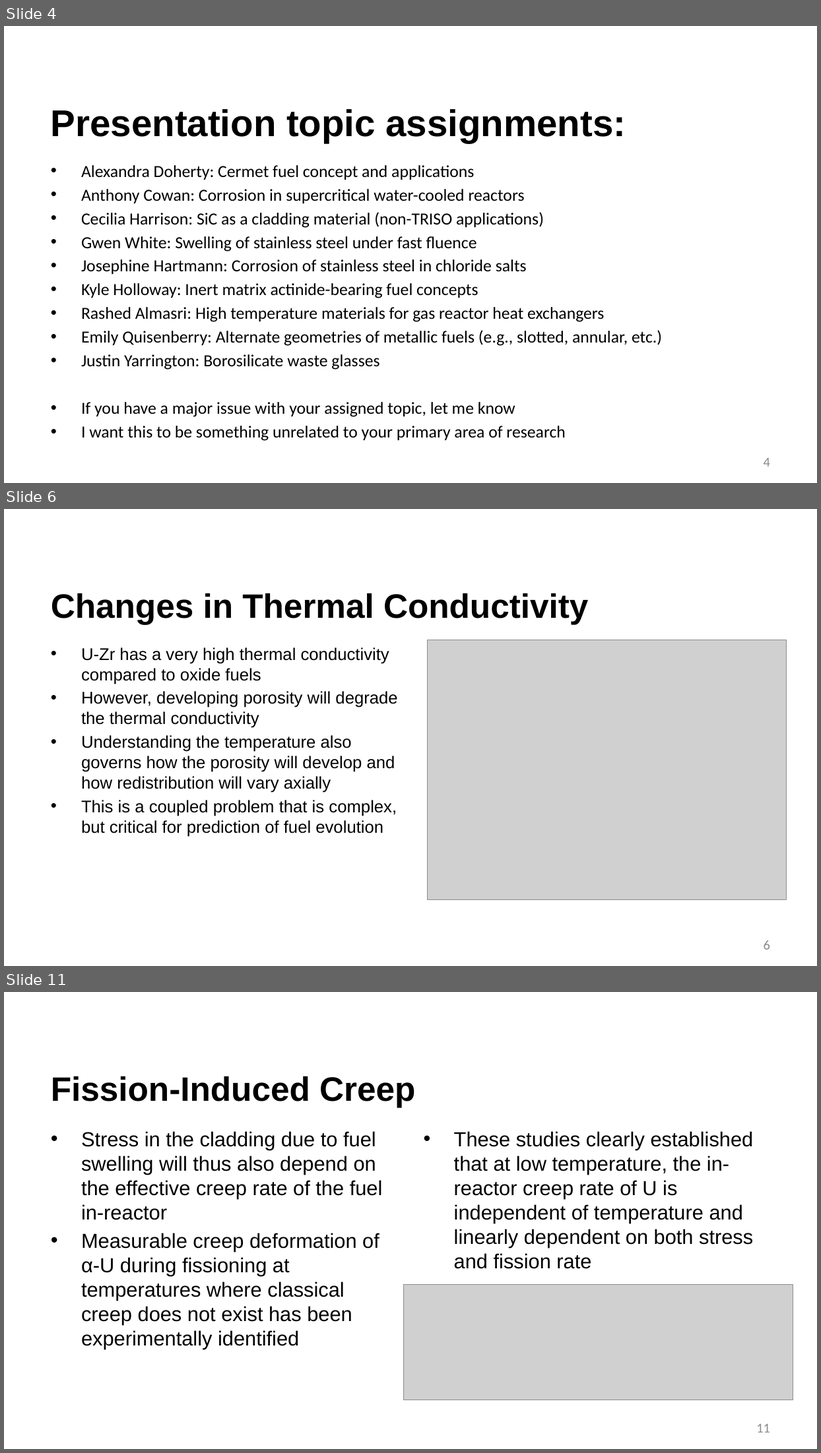
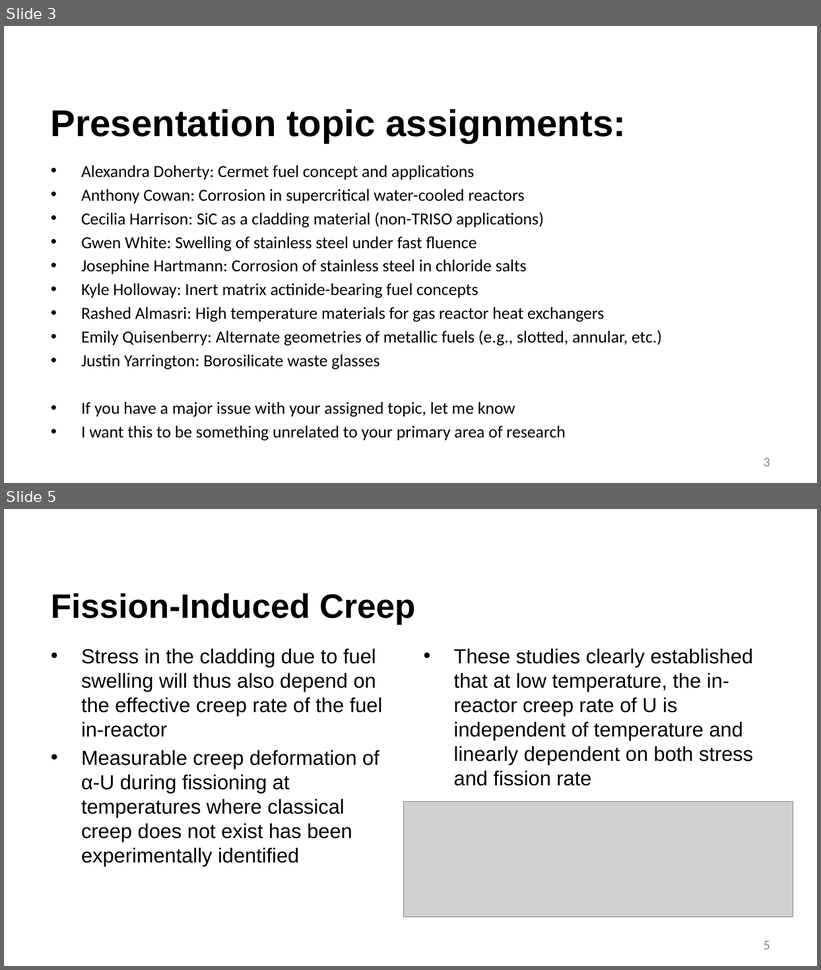
Before and after one commit to benbeeler/TEACHING, a slide deck: Advanced Reactor Materials/Fall2026/Lec10_SFRs.pptx. Shown one above the other, each under a label of ours: slides 4, 6 and 11 before the commit, slides 3 and 5 after it; the slides between them are not shown. The pictures are 821x1453 and 821x970 pixels, drawn with LibreOffice and Linux fonts; fonts in the diff are those of the drawing; grey boxes stand for pictures; background and template pictures are left out. Boxes give left, top, right and bottom in pixels: in the first picture for what was removed or moved away, otherwise in the second. Text is boxed around its words. In the diff, an @@ line names an element or a change of style, - is before the commit and + after.

```diff
--- a/Advanced Reactor Materials/Fall2026/Lec10_SFRs.pptx
+++ b/Advanced Reactor Materials/Fall2026/Lec10_SFRs.pptx
@@ slide 6 removed at <box>4,509,817,966</box>, background #FFFFFF @@
@@ title removed at <box>51,593,588,625</box> @@
-Changes in Thermal Conductivity
@@ picture removed at <box>428,640,787,900</box> @@
@@ text removed at <box>81,648,397,837</box> @@
-• U-Zr has a very high thermal conductivity compared to oxide fuels
-• However, developing porosity will degrade the thermal conductivity
-• Understanding the temperature also governs how the porosity will develop and how redistribution will vary axially
-• This is a coupled problem that is complex, but critical for prediction of fuel evolution
@@ page number removed at <box>764,941,770,950</box> @@
-6
@@ what was slide 4 is now slide 3 @@
@@ page number at <box>764,458,770,467</box>: text changed @@
-4
+3
@@ what was slide 11 is now slide 5 @@
@@ page number at <box>764,941,770,950</box>: text changed @@
-11
+5
```
Also in this commit, not shown: 2 slides changed, 5 other slides removed, 6 other files.
